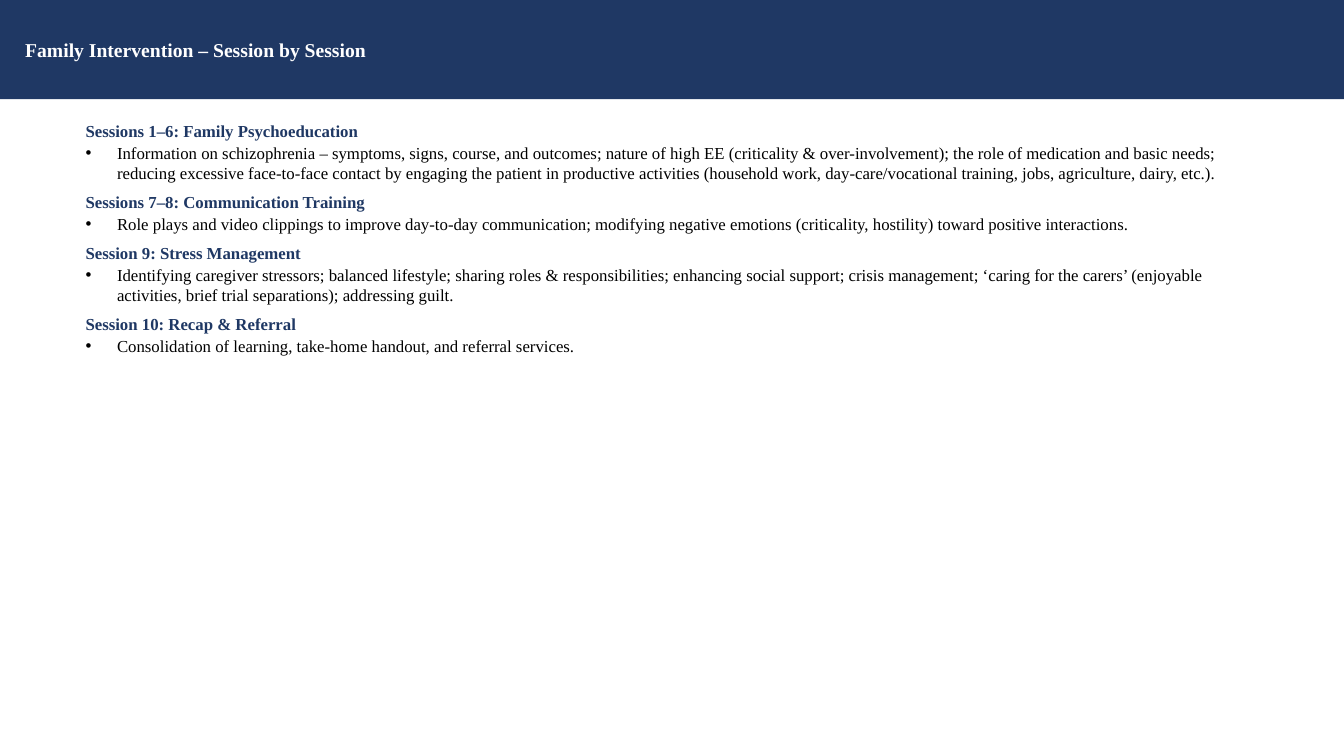
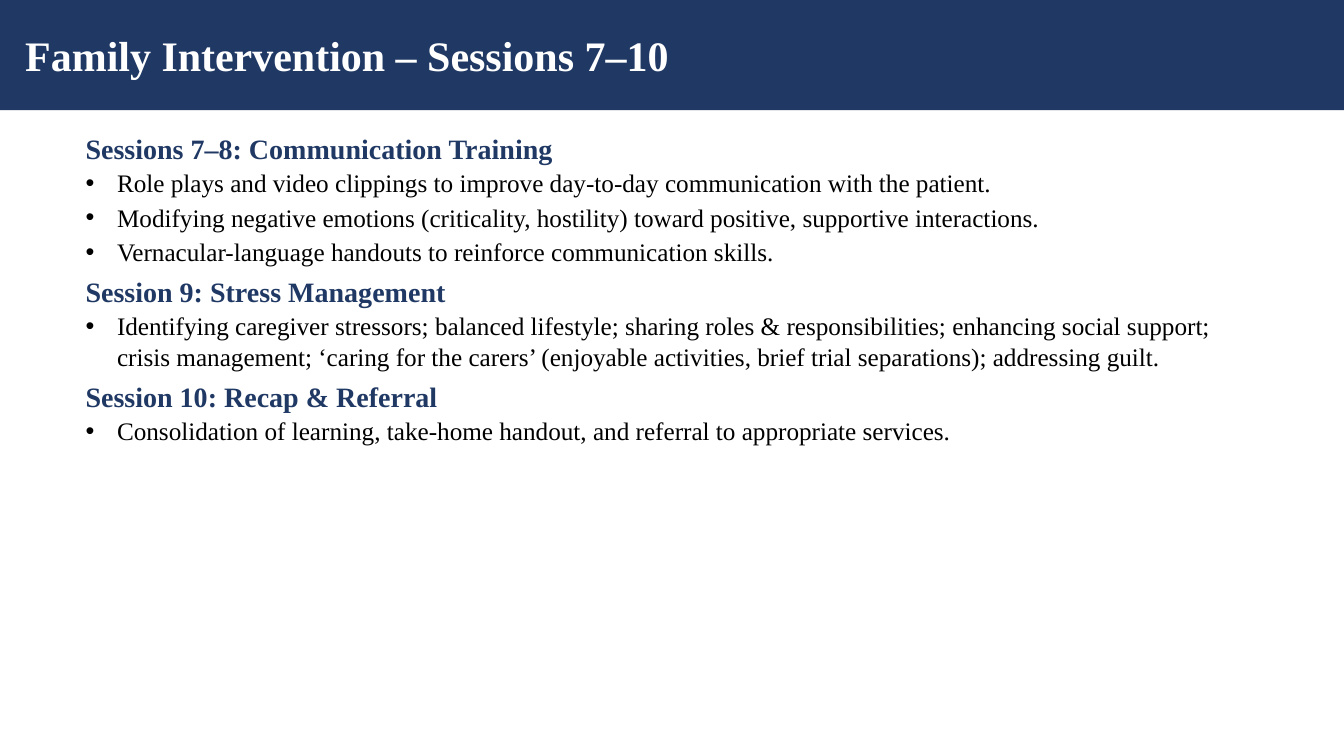
Before and after one commit to tejasdangodra786-byte/Dango-kiro, a slide deck: slide 17 of Family_Intervention_EE_Schizophrenia_JournalClub.pptx. Drawn at 1344x756 pixels with LibreOffice and Linux fonts; fonts in the diff are those of the drawing. Boxes give left, top, right and bottom in pixels: in the first picture for what was removed or moved away, otherwise in the second. Text is boxed around its words. In the diff, an @@ line names an element or a change of style, - is before the commit and + after.

Commit message:
Enhance presentation: larger fonts (18/30/40pt), detailed control vs experimental group slides, richer content

```diff
--- a/Family_Intervention_EE_Schizophrenia_JournalClub.pptx
+++ b/Family_Intervention_EE_Schizophrenia_JournalClub.pptx
@@ rectangle "Family Intervention – Sessions 7–10": place and size @@
-rectangle "Family Intervention – Sessions 7–10" at [0,0,1344,99]
+rectangle "Family Intervention – Sessions 7–10" at [0,0,1344,110]
@@ text in rectangle at [25,42,669,79]: text changed; size 14 to 30 pt @@
-Family Intervention – Session by Session
+Family Intervention – Sessions 7–10
@@ text "Sessions 7–8: Communication Training": place and size @@
-text "Sessions 7–8: Communication Training" at [86,125,1215,356]
+text "Sessions 7–8: Communication Training" at [86,139,1210,446]
@@ text at [86,125,1215,183]: paragraphs removed @@
-Sessions 1–6: Family Psychoeducation
-• Information on schizophrenia – symptoms, signs, course, and outcomes; nature of high EE (criticality & over-involvement); the role of medication and basic needs; reducing excessive face-to-face contact by engaging the patient in productive activities (household work, day-care/vocational training, jobs, agriculture, dairy, etc.).
@@ text at [86,139,1210,413]: size 12 to 20 pt in "Sessions 7–8: Communication Training", "Session 9: Stress Management", "Session 10: Recap & Referral"; size 12 to 18 pt in "Identifying caregiver stressors; balanced lifestyle; sharing ..." @@
@@ text at [117,174,1039,267]: text changed; size 12 to 18 pt @@
-• Role plays and video clippings to improve day-to-day communication; modifying negative emotions (criticality, hostility) toward positive interactions.
+• Role plays and video clippings to improve day-to-day communication with the patient.
+• Modifying negative emotions (criticality, hostility) toward positive, supportive interactions.
+• Vernacular-language handouts to reinforce communication skills.
@@ text at [117,422,950,446]: text changed; size 12 to 18 pt @@
-• Consolidation of learning, take-home handout, and referral services.
+• Consolidation of learning, take-home handout, and referral to appropriate services.
```
Also in this commit, not shown: 25 other slides changed, 2 slides added, 2 slides removed.
